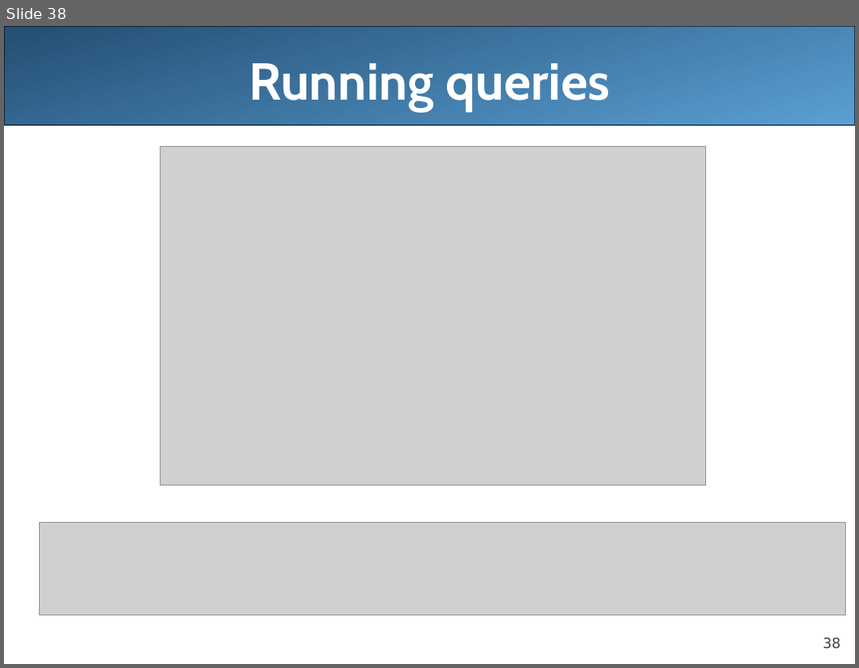
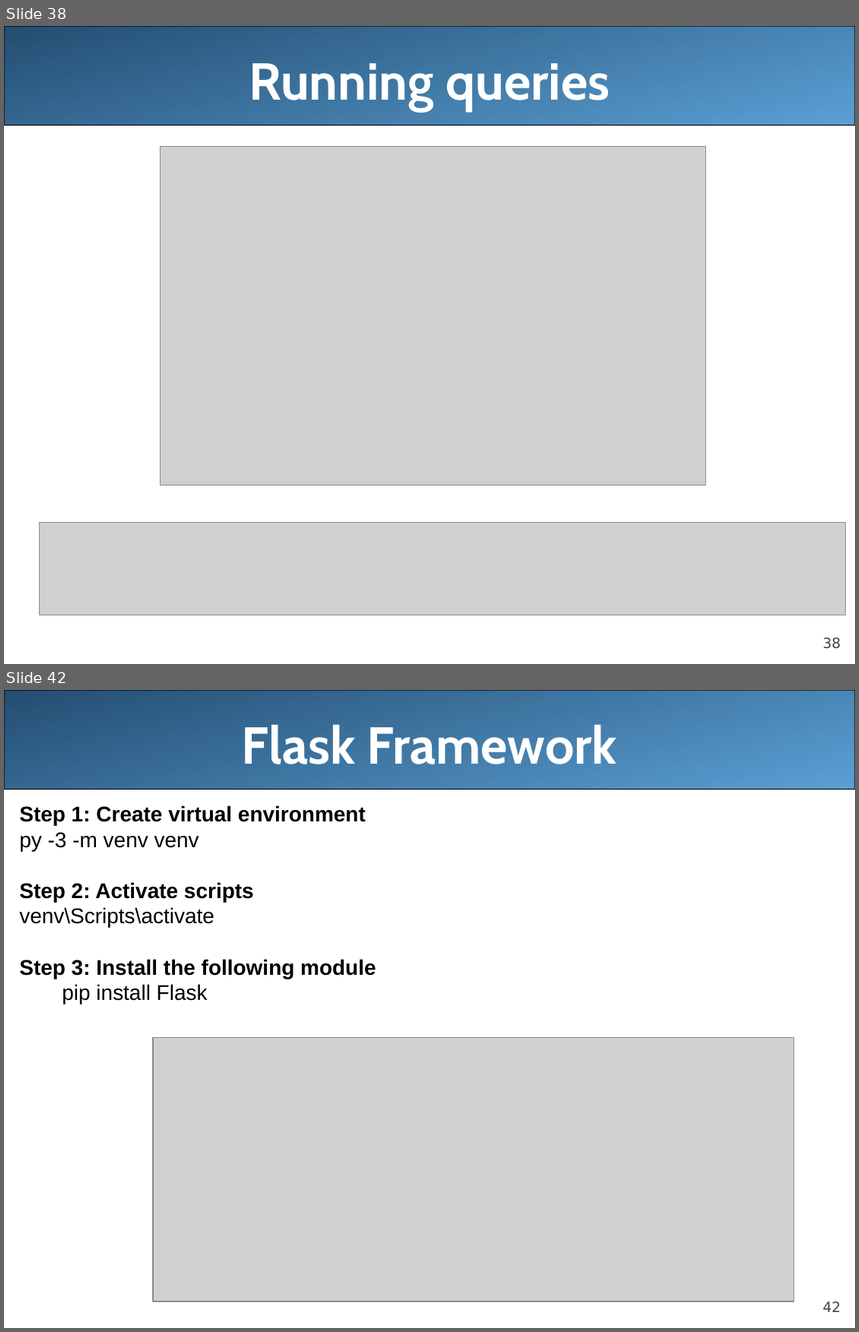
Before and after one commit to redvinca/Assignment, a slide deck: Docs/python-basics.pptx. Shown one above the other, each under a label of ours: slide 38 before the commit, slides 38 and 42 after it; the slides between them are not shown. The pictures are 859x668 and 859x1332 pixels, drawn with LibreOffice and Linux fonts; fonts in the diff are those of the drawing; grey boxes stand for pictures; background and template pictures are left out. Boxes give left, top, right and bottom in pixels: in the first picture for what was removed or moved away, otherwise in the second. Text is boxed around its words. In the diff, an @@ line names an element or a change of style, - is before the commit and + after.

```diff
--- a/Docs/python-basics.pptx
+++ b/Docs/python-basics.pptx
@@ slide 42 added at [4, 690, 855, 1328], background #FFFFFF; not listed: 2 template elements that a slide beside it also shows @@
@@ title added at [241, 724, 618, 764], 44 pt, text #FFFFFF, bold @@
+Flask Framework
@@ text added at [19, 806, 376, 1004], 18 pt, text #000000, bold @@
+Step 1: Create virtual environment
+py -3 -m venv venv
+Step 2: Activate scripts
+venv\Scripts\activate
+Step 3: Install the following module
+  pip install Flask
@@ picture added at [153, 1037, 794, 1301] @@
```
Also in this commit, not shown: 5 other slides added.
